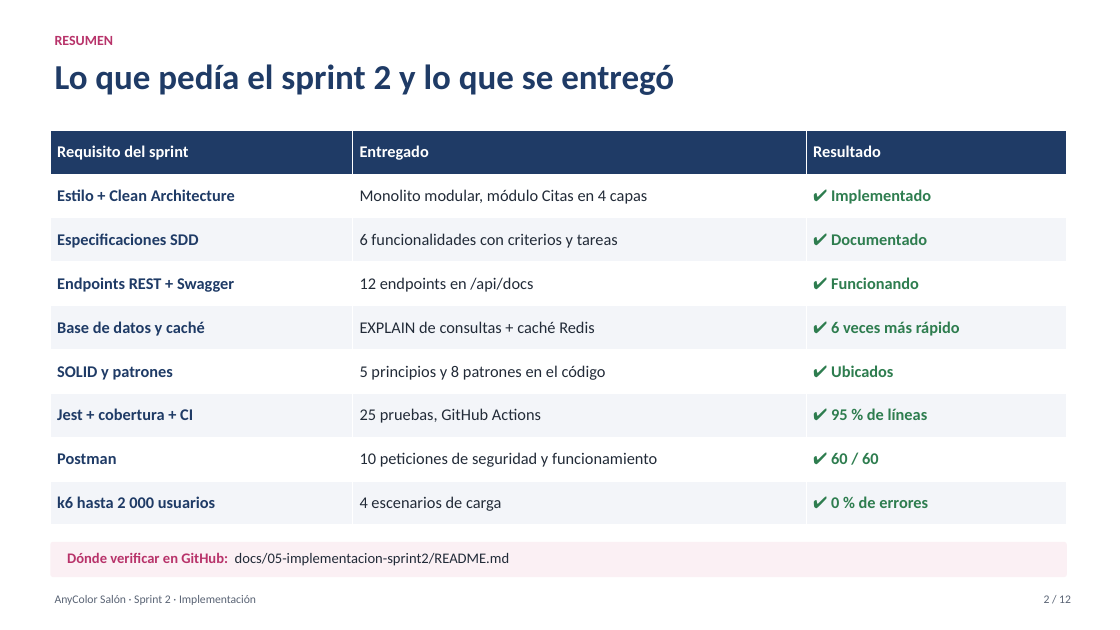
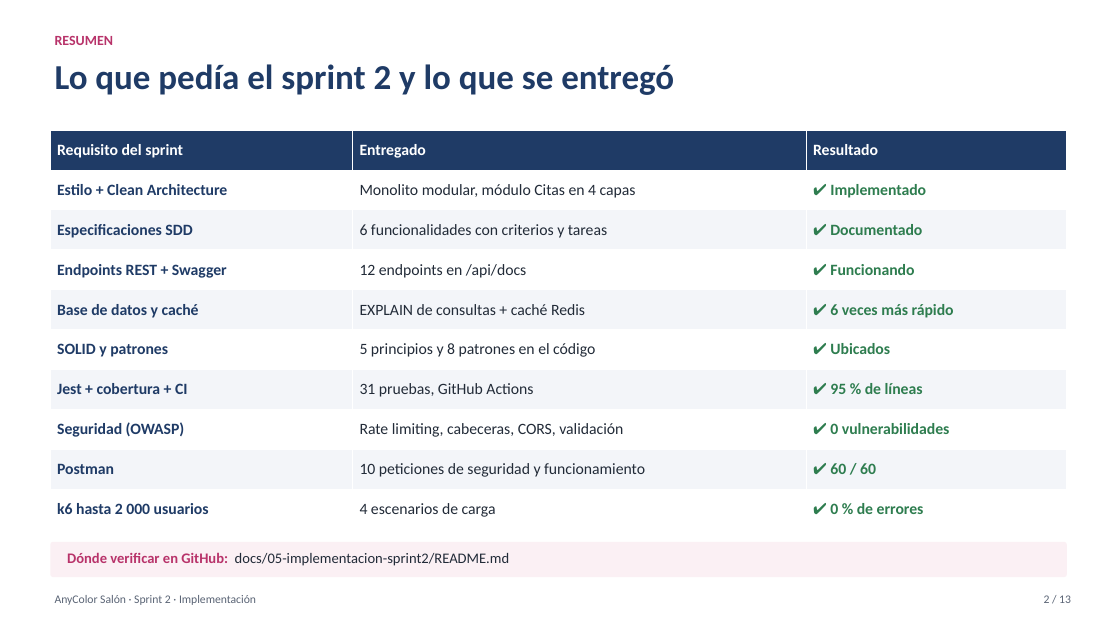
Before and after one commit to RodrigoCayllahua/AnyColor-arquitSoft-02-Andy-Conde, a slide deck: slide 2 of presentacion/AnyColor-Salon-Sprint2.pptx. Drawn at 1120x630 pixels with LibreOffice and Linux fonts; fonts in the diff are those of the drawing. Boxes give left, top, right and bottom in pixels: in the first picture for what was removed or moved away, otherwise in the second. Text is boxed around its words. In the diff, an @@ line names an element or a change of style, - is before the commit and + after.

Commit message:
docs: agregar diapositiva de seguridad y actualizar numero de pruebas en la presentacion

```diff
--- a/presentacion/AnyColor-Salon-Sprint2.pptx
+++ b/presentacion/AnyColor-Salon-Sprint2.pptx
@@ table at box(50, 130, 1067, 529) @@
-row 7: Jest + cobertura + CI | 25 pruebas, GitHub Actions | ✔ 95 % de líneas
+row 7: Jest + cobertura + CI | 31 pruebas, GitHub Actions | ✔ 95 % de líneas
+row 8: Seguridad (OWASP) | Rate limiting, cabeceras, CORS, validación | ✔ 0 vulnerabilidades
```
Also in this commit, not shown: 10 other slides changed, 1 slide added.
